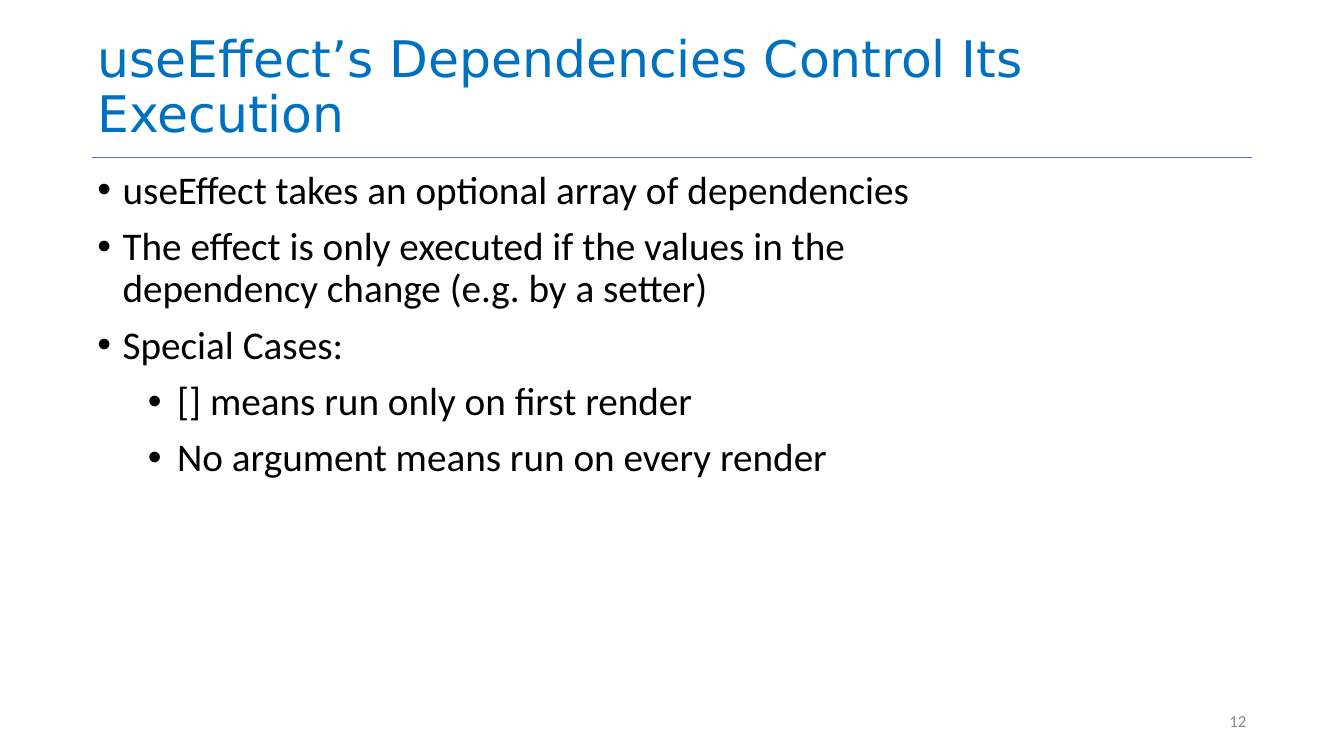
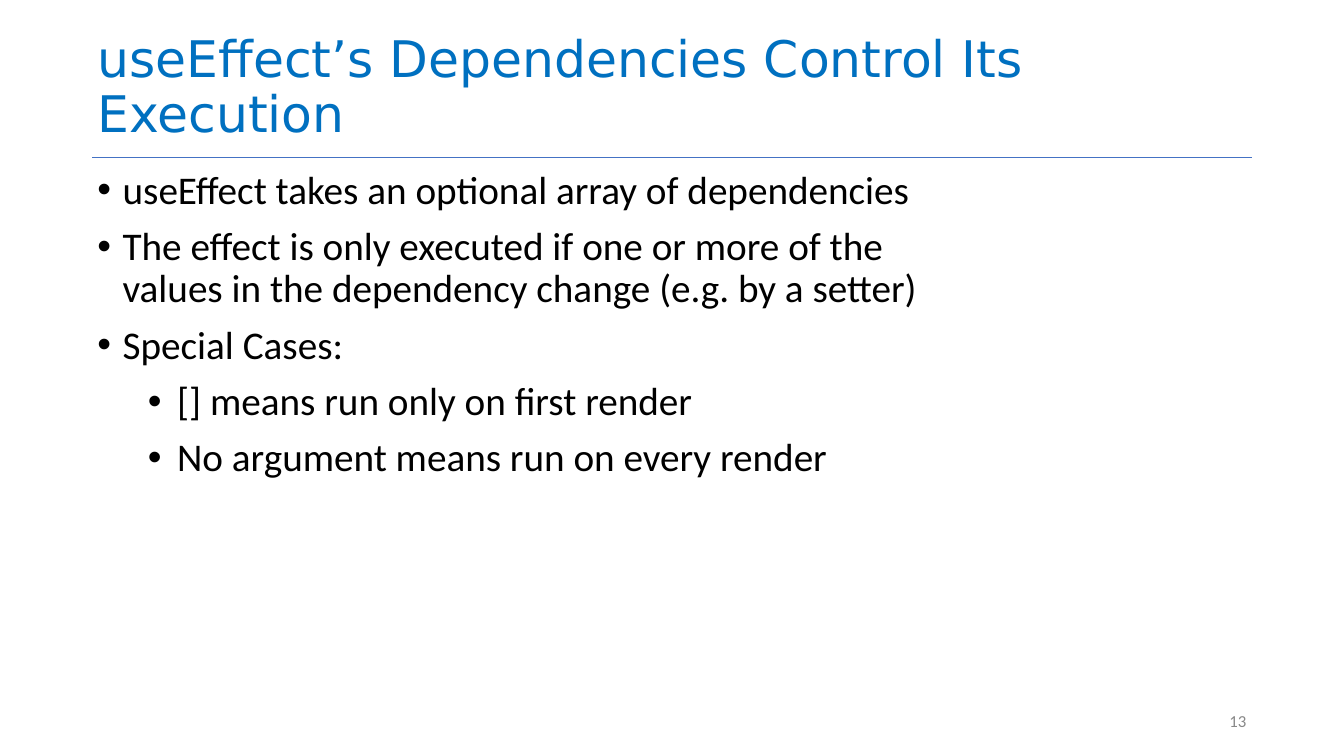
Before and after one commit to neu-se/CS4530-Spring-2025, a slide deck: slide 13 of Slides/Module 09 React Hooks.pptx (slide 12 before the commit). Drawn at 1344x756 pixels with LibreOffice and Linux fonts; fonts in the diff are those of the drawing. Boxes give left, top, right and bottom in pixels: in the first picture for what was removed or moved away, otherwise in the second. Text is boxed around its words. In the diff, an @@ line names an element or a change of style, - is before the commit and + after.

```diff
--- a/Slides/Module 09 React Hooks.pptx
+++ b/Slides/Module 09 React Hooks.pptx
@@ text at (x1=123, y1=232, x2=917, y2=309): text changed @@
-• The effect is only executed if the values in the dependency change (e.g. by a setter)
+• The effect is only executed if one or more of the values in the dependency change (e.g. by a setter)
@@ page number at (x1=1229, y1=716, x2=1246, y2=727): text changed @@
-12
+13
```
Also in this commit, not shown: 7 other slides changed, 5 slides added, 1 slide removed, 4 other files.
